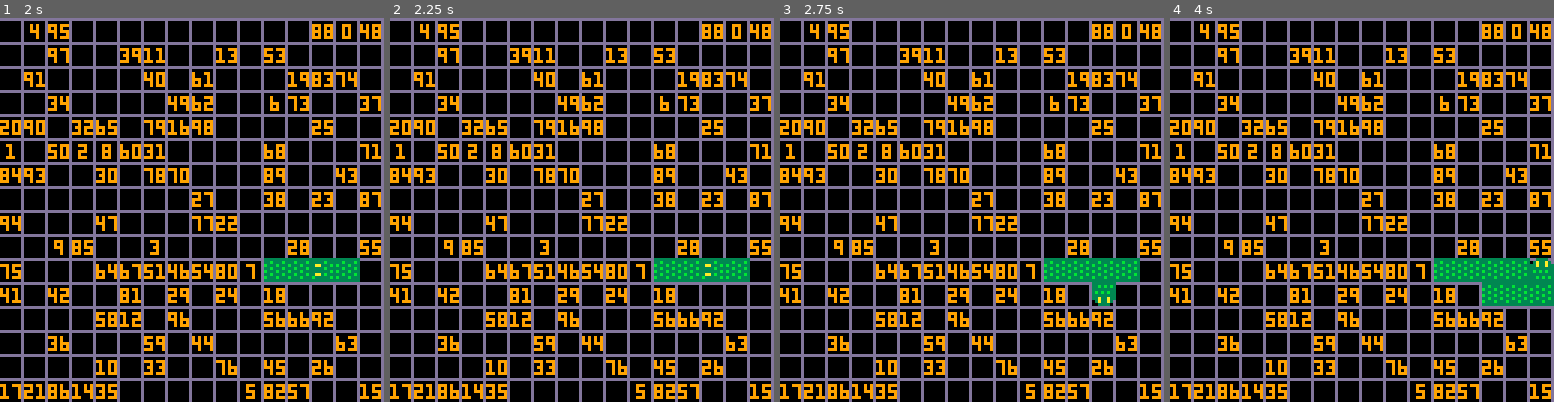
Above: before the commit, frames 1-4 (left to right).
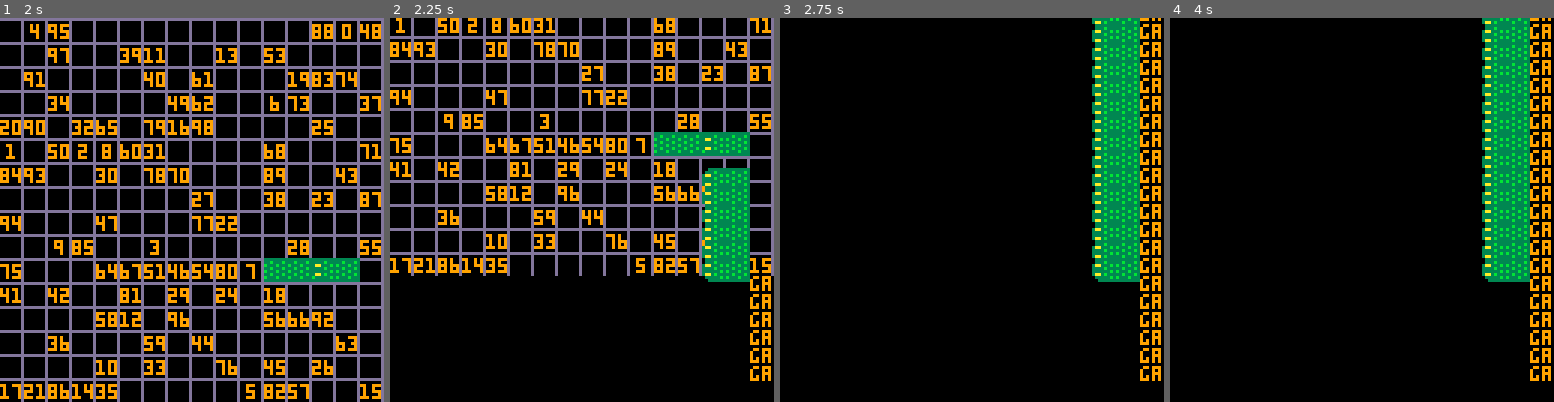
Above: after the commit, the same moments.

Repository: joey-suplari/ludum42
Game: PICO-8 cartridge numsnake.p8
Same seed, same stepped clock (60 frames per second), same inputs: the game is played once before the commit and once after it.
Inputs:
- Up to frame 1 (2 s): tap O (Z key) at 0.33, 0.7, 1.43 s; tap X (X key) at 1.07 s; hold Left from 1.97 s (still down)
- Up to frame 2 (2.25 s): keep holding Left; tap X (X key) at 2.07 s; tap O (Z key) at 2.22 s
- Up to frame 3 (2.75 s): release Left at 2.37 s; tap X (X key) at 2.4, 2.73 s; hold Down from 2.42 s (still down)
- Up to frame 4 (4 s): release Down at 2.82 s; hold Right 2.87-3.53 s; tap X (X key) at 3.07, 3.4, 3.73 s; tap O (Z key) at 3.1, 3.98 s; hold Up from 3.58 s (still down)

Frame 1 is identical in both runs. In frame 2, 39% of the frame differs, in the area x 0-100%, y 0-100%; in frame 3, 42%; in frame 4, 42%.

Commit message:
Gameover if you eat yourself

Diff:
--- a/numsnake.p8
+++ b/numsnake.p8
@@ -90,6 +90,14 @@
     if spy / 8  < topmost then
         gameover=true
     end
+
+    for i=1,travi do
+        if travx[i] == spx and travy[i] == spy then
+
+            gameover=true
+        end
+    end
+
 
 
     if btn(bl) then
